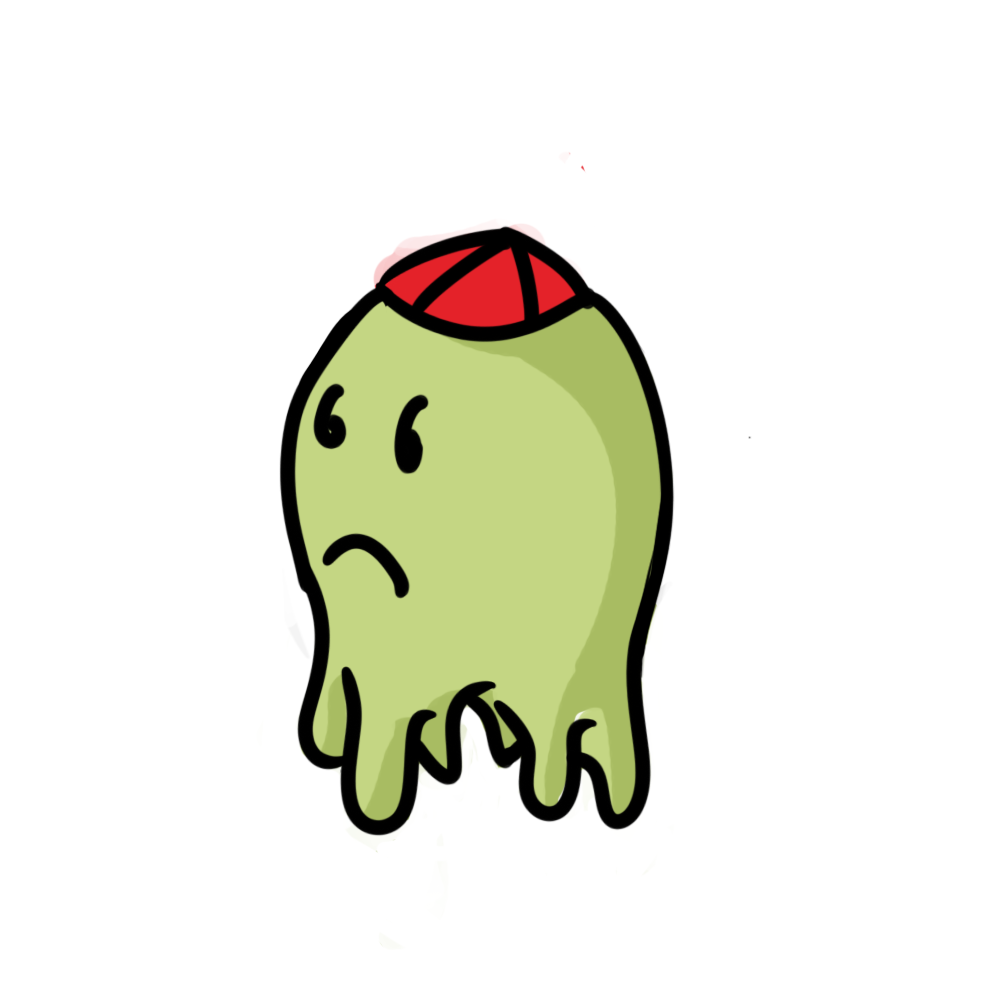
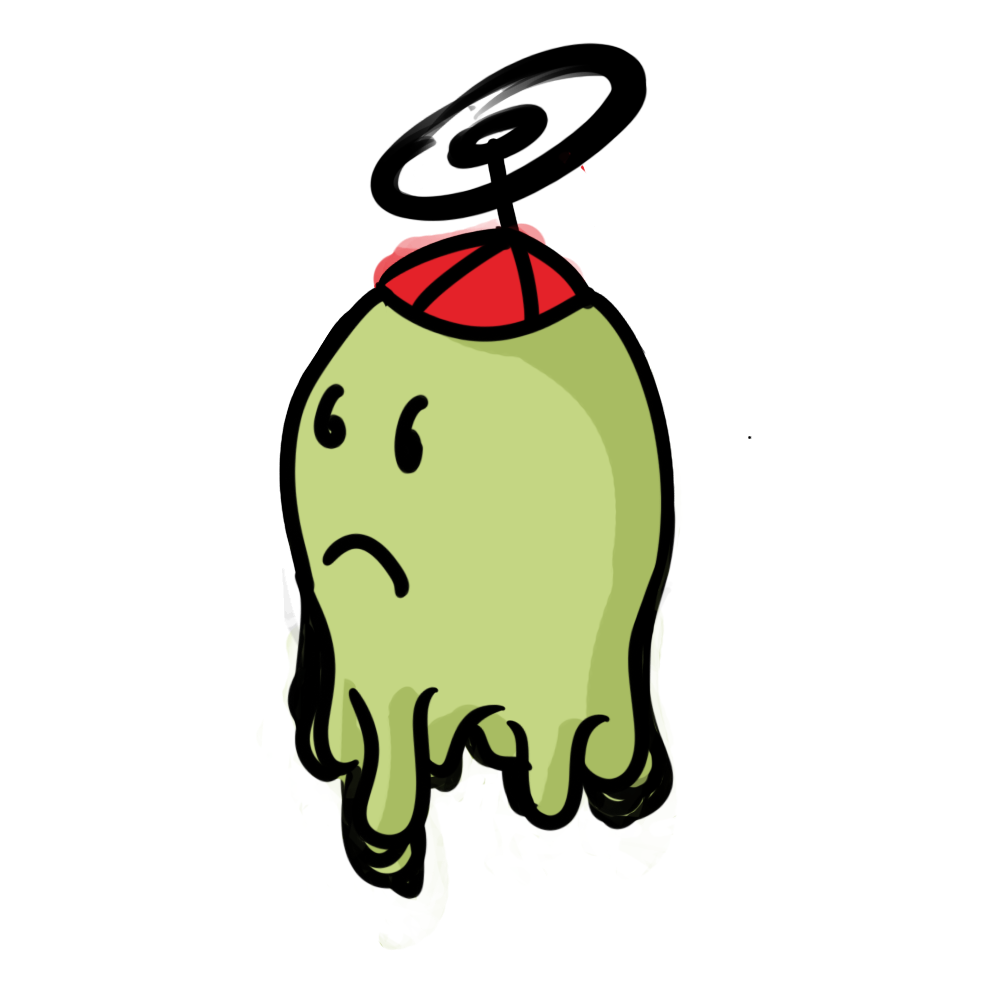
Layered file, before and after one edit (1000px x 1000px). Changes by layer:
showed group "Group 7" (1 layers) over left=279, top=49, right=752, bottom=941
renamed "BaseBody copy 5" to "merged", showed it, painted on it over left=279, top=49, right=752, bottom=941
showed group "Group 6" (1 layers) over left=257, top=48, right=752, bottom=945
renamed "BaseBody copy 4" to "merged", showed it, painted on it over left=257, top=48, right=752, bottom=945
showed group "Group 5" (1 layers) over left=257, top=45, right=752, bottom=944
renamed "BaseBody copy 3" to "merged", showed it, painted on it over left=257, top=45, right=752, bottom=944
showed group "Group 4" (1 layers) over left=279, top=42, right=752, bottom=950
renamed "BaseBody copy 2" to "merged", showed it, painted on it over left=279, top=42, right=752, bottom=950
renamed "BaseBody copy" to "merged", painted on it over left=256, top=44, right=752, bottom=950
showed group "Group 2" (1 layers) over left=256, top=56, right=752, bottom=950
renamed "BaseBody copy 6" to "merged", showed it, painted on it over left=256, top=56, right=752, bottom=950
showed group "Group 1" (1 layers) over left=256, top=62, right=752, bottom=950
renamed "Layer 1" to "merged", showed it, painted on it over left=256, top=62, right=752, bottom=950
